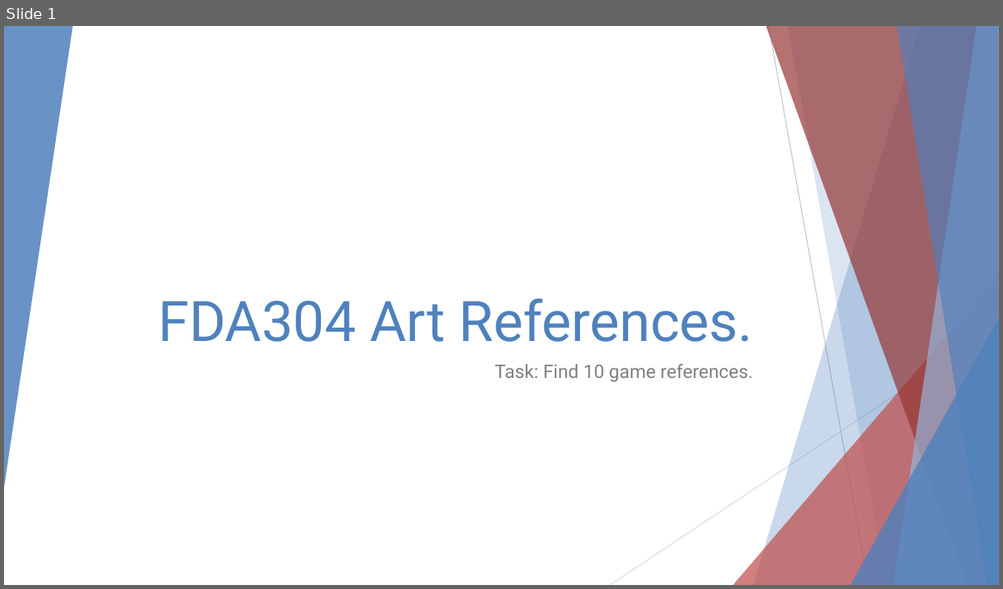
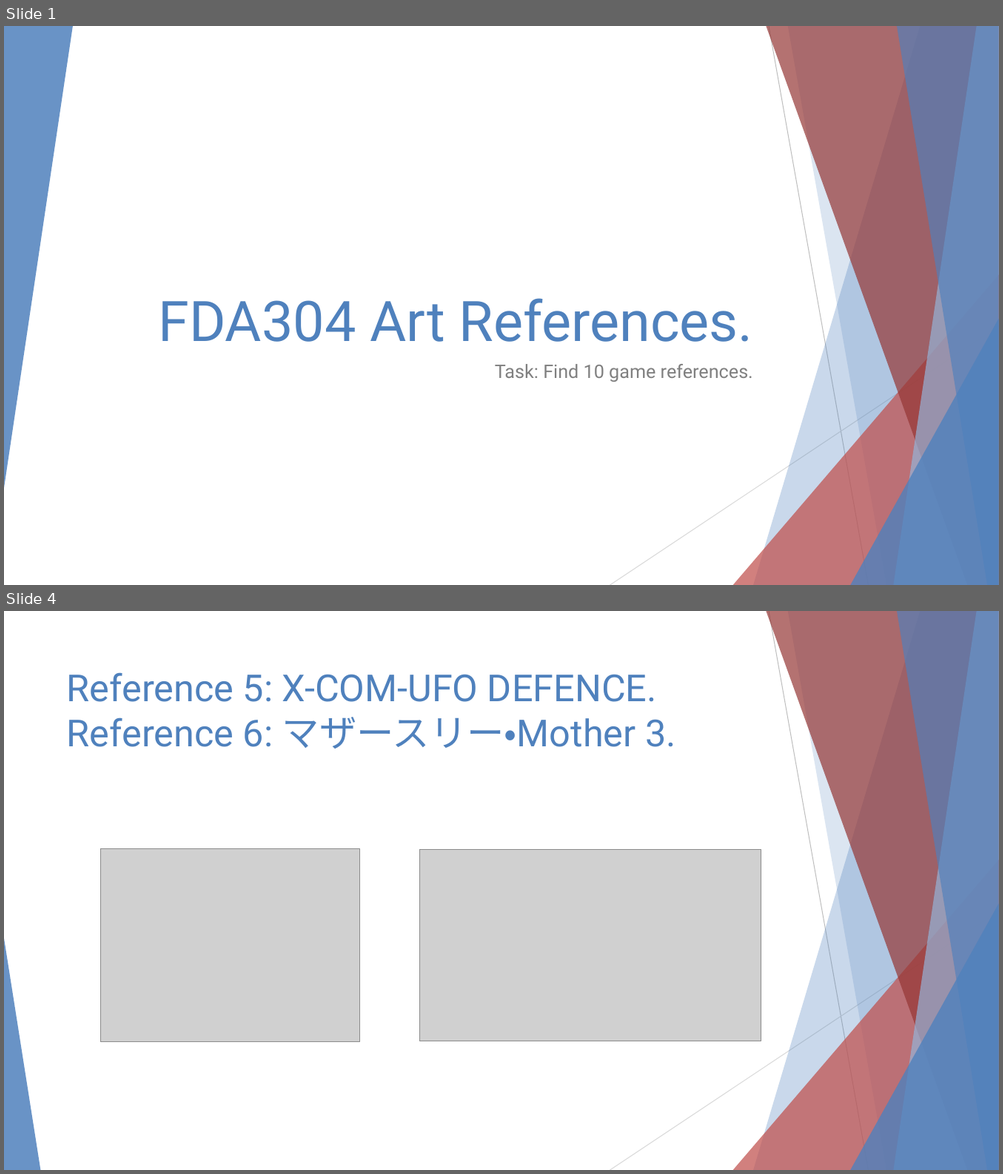
Before and after one commit to samcoxuniversitystuff/FDA304, a slide deck: Assets/Documents/FDA304 Art References.pptx. Shown one above the other, each under a label of ours: slide 1 before the commit, slides 1 and 4 after it; the slides between them are not shown. The pictures are 1003x589 and 1003x1174 pixels, drawn with LibreOffice and Linux fonts; fonts in the diff are those of the drawing; grey boxes stand for pictures. Boxes give left, top, right and bottom in pixels: in the first picture for what was removed or moved away, otherwise in the second. Text is boxed around its words. In the diff, an @@ line names an element or a change of style, - is before the commit and + after.

```diff
--- a/Assets/Documents/FDA304 Art References.pptx
+++ b/Assets/Documents/FDA304 Art References.pptx
@@ slide 4 added at box(4, 611, 999, 1170), background #FFFFFF; not listed: 9 template elements that a slide beside it also shows @@
@@ title added at box(67, 672, 676, 749), 36 pt, text #4F81BD @@
+Reference 5: X-COM-UFO DEFENCE. Reference 6: マザースリー・Mother 3.
@@ picture added at box(100, 849, 359, 1042) @@
@@ picture added at box(420, 850, 761, 1042) @@
@@ triangle added at box(4, 939, 40, 1170), fill #4F81BD at 85% opacity @@
```
Also in this commit, not shown: 1 slide changed, 2 other slides added.
